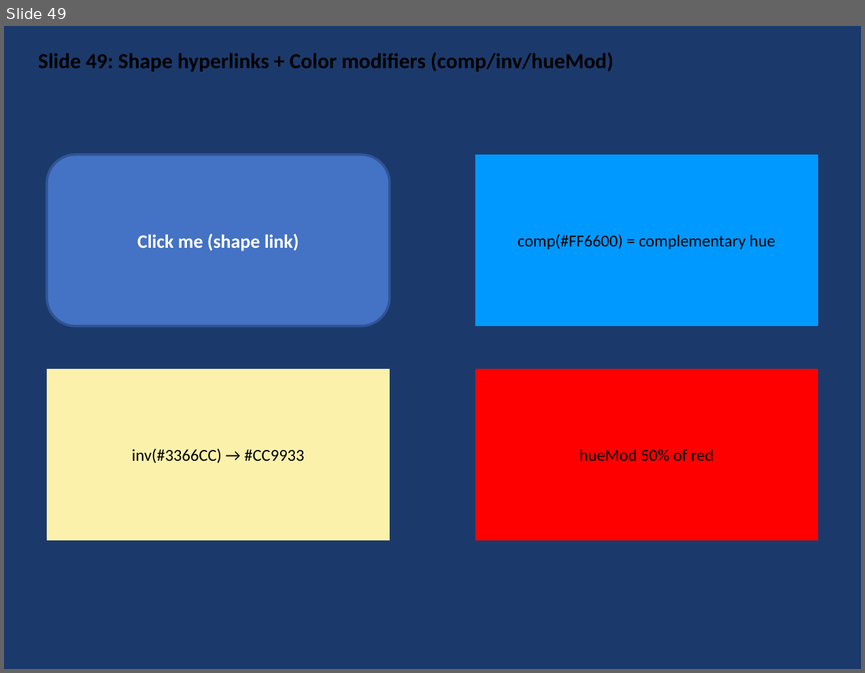
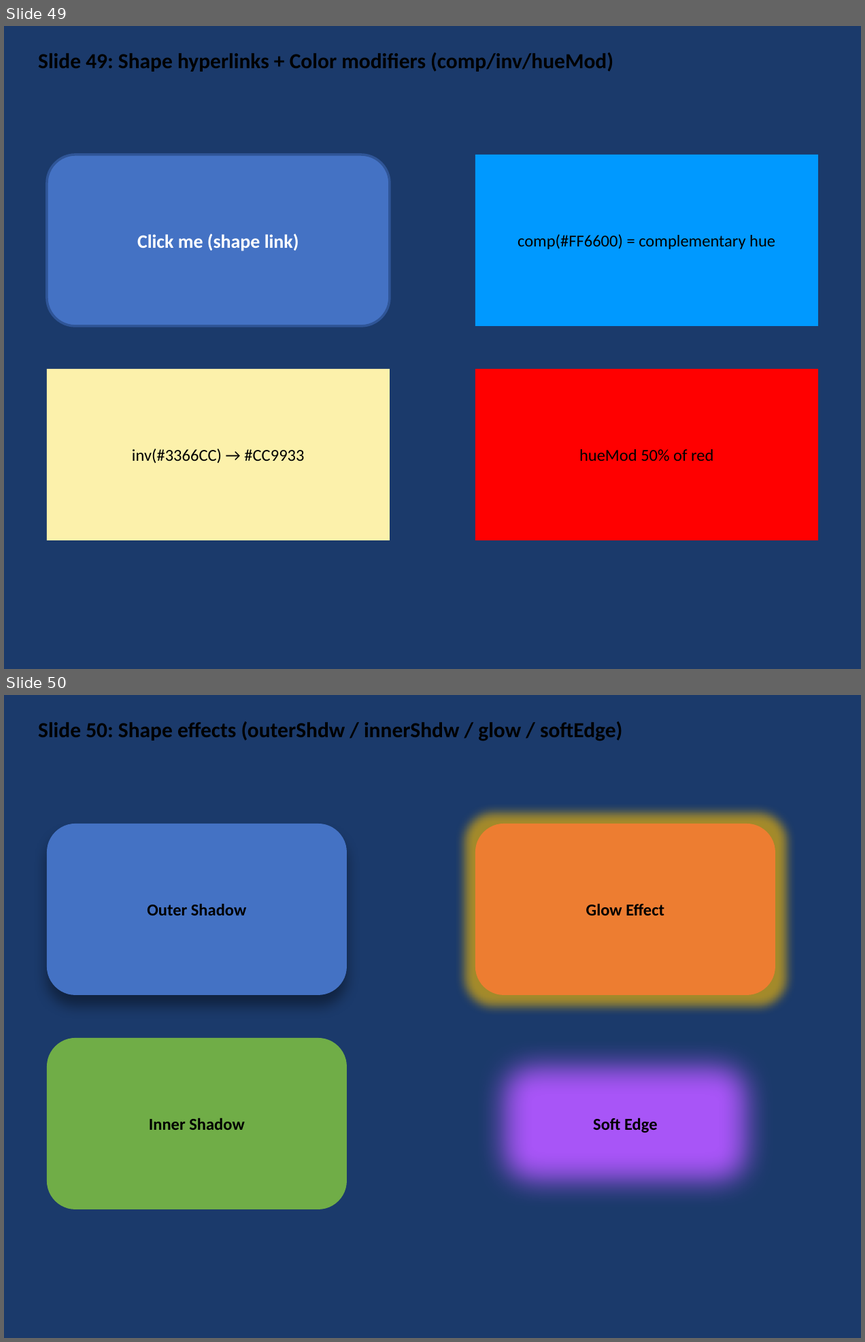
Before and after one commit to t-ujiie-g/pptx-svg, a slide deck: test_fixtures/test_features.pptx. Shown one above the other, each under a label of ours: slide 49 before the commit, slides 49 and 50 after it. The pictures are 865x673 and 865x1342 pixels, drawn with LibreOffice and Linux fonts; fonts in the diff are those of the drawing. Boxes give left, top, right and bottom in pixels: in the first picture for what was removed or moved away, otherwise in the second. Text is boxed around its words. In the diff, an @@ line names an element or a change of style, - is before the commit and + after.

```diff
--- a/test_fixtures/test_features.pptx
+++ b/test_fixtures/test_features.pptx
@@ slide 50 added at box(4, 695, 861, 1338), background #1B3A6B @@
@@ text added at box(38, 722, 622, 741), 18 pt, text #000000, bold @@
+Slide 50: Shape effects (outerShdw / innerShdw / glow / softEdge)
@@ rounded rectangle added at box(47, 824, 347, 995), fill #4472C4, 14 pt, text #000000, bold @@
+Outer Shadow
@@ rounded rectangle added at box(475, 824, 775, 995), fill #ED7D31, 14 pt, text #000000, bold @@
+Glow Effect
@@ rounded rectangle added at box(47, 1038, 347, 1209), fill #70AD47, 14 pt, text #000000, bold @@
+Inner Shadow
@@ text added at box(593, 1117, 657, 1132), 14 pt, text #000000, bold @@
+Soft Edge
```
Also in this commit, not shown: 12 other files.
